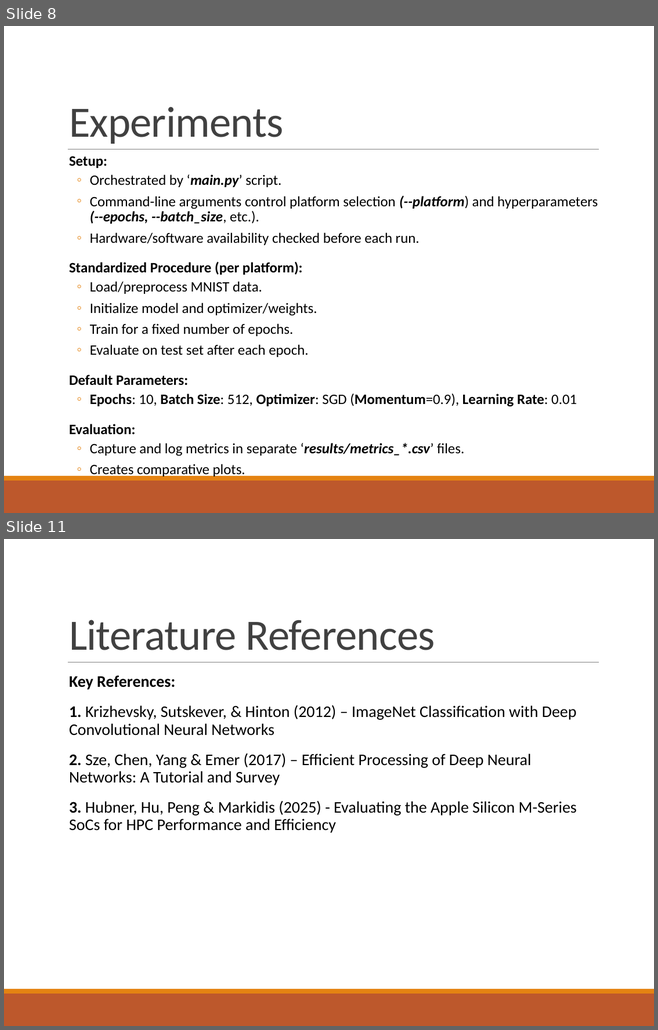
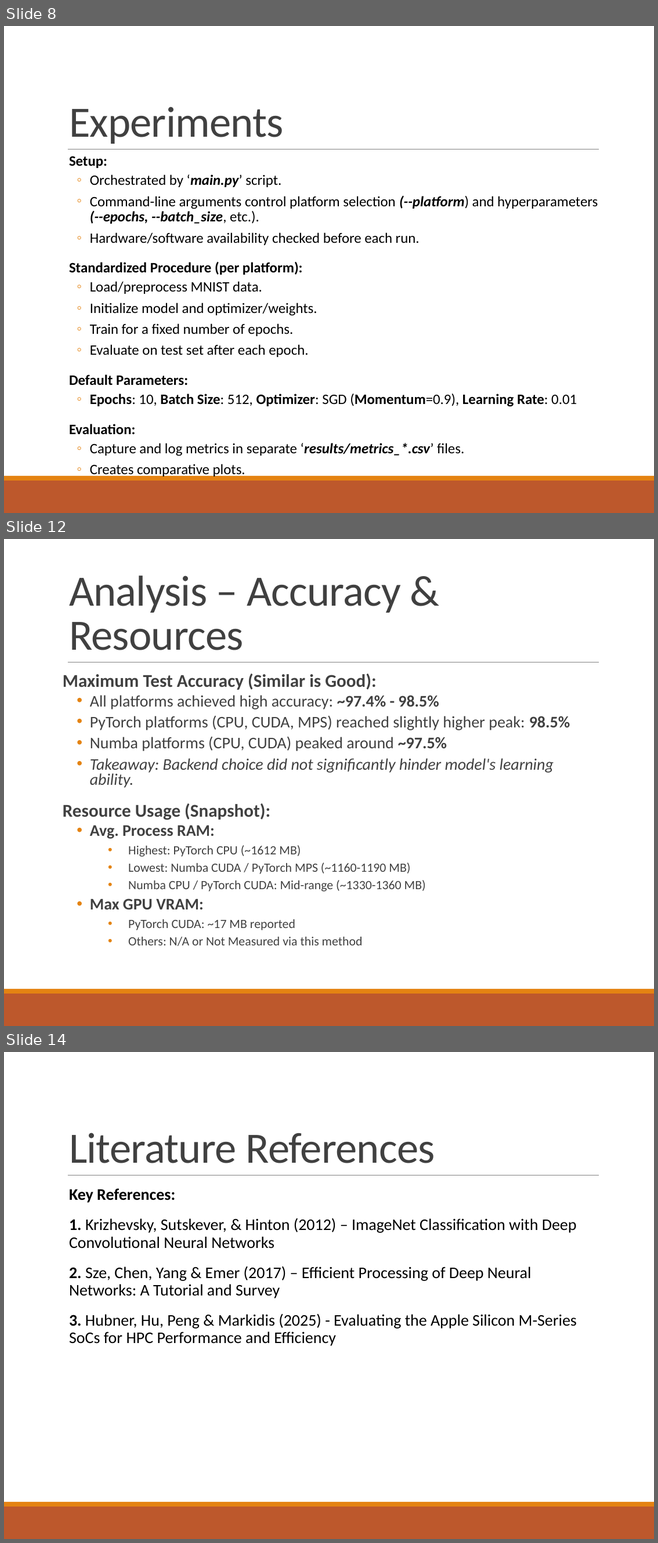
Before and after one commit to geetikak13/cnn_performance_comparison, a slide deck: Report/Group-6 Final Report.pptx. Shown one above the other, each under a label of ours: slides 8 and 11 before the commit, slides 8, 12 and 14 after it; the slides between them are not shown. The pictures are 658x1030 and 658x1543 pixels, drawn with LibreOffice and Linux fonts; fonts in the diff are those of the drawing. Boxes give left, top, right and bottom in pixels: in the first picture for what was removed or moved away, otherwise in the second. Text is boxed around its words. In the diff, an @@ line names an element or a change of style, - is before the commit and + after.

```diff
--- a/Report/Group-6 Final Report.pptx
+++ b/Report/Group-6 Final Report.pptx
@@ slide 12 added at <box>4,539,654,1026</box>, background #FFFFFF; not listed: 3 template elements that a slide beside it also shows @@
@@ title added at <box>69,576,401,650</box>, 48 pt, text #404040 @@
+Analysis – Accuracy & Resources
@@ text added at <box>63,674,570,946</box>, 18 pt, text #404040 @@
+Maximum Test Accuracy (Similar is Good):
+  • All platforms achieved high accuracy: ~97.4% - 98.5%
+  • PyTorch platforms (CPU, CUDA, MPS) reached slightly higher peak: 98.5%
+  • Numba platforms (CPU, CUDA) peaked around ~97.5%
+  • Takeaway: Backend choice did not significantly hinder model's learning ability.
+Resource Usage (Snapshot):
+  • Avg. Process RAM:
+    • Highest: PyTorch CPU (~1612 MB)
+    • Lowest: Numba CUDA / PyTorch MPS (~1160-1190 MB)
+    • Numba CPU / PyTorch CUDA: Mid-range (~1330-1360 MB)
+  • Max GPU VRAM:
+    • PyTorch CUDA: ~17 MB reported
+    • Others: N/A or Not Measured via this method
@@ what was slide 11 is now slide 14 @@
```
Also in this commit, not shown: 4 other slides added, 2 slides removed.
